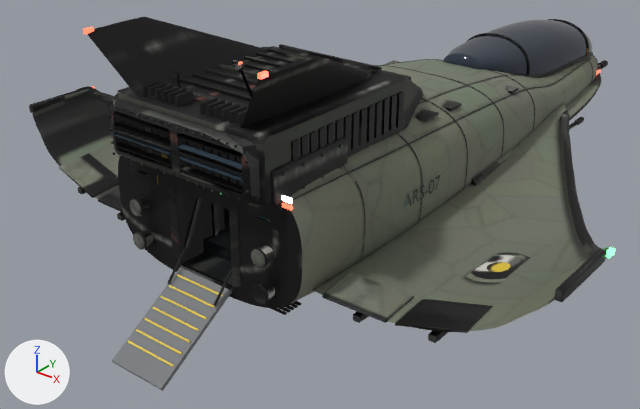
An edit to the glTF model Game/Module/assets/Modeles/Chasseur/Chasseur.glb, drawn before and after from the same camera.
Rendered twice from a camera (50 mm lens) standing at (12.5, -21.4, 9.0) and looking at (-1.9, -3.3, -2.2). Every picture has the same lights, and +X, +Y and +Z are marked at lower left. The picture after the commit comes second. Vertices at exactly the same position are counted once.

The first picture shows 'Chasseur', 'Rampe.002', 'Verriere'.
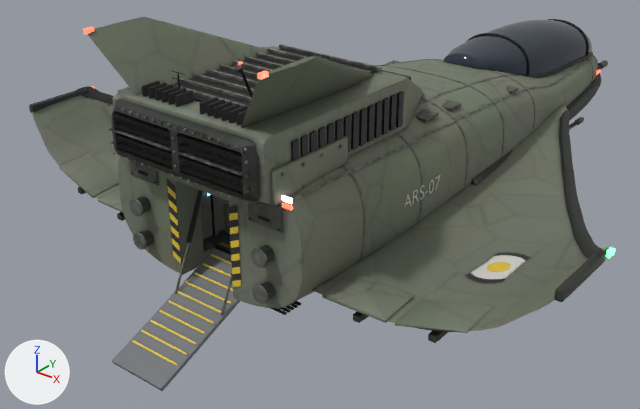
What changed in the scene script:
```text
Change me_fuselage_001:
    used by ob_chasseur; location = (0.0, 0.0, 0.0)
    remove me_fuselage_001.from_pydata(...)  # 25222 vertices, 46961 faces; spans x -7.7..7.7, y -10.4..12.4, z -2.3..4.3
    add me_fuselage_001.from_pydata(...)  # 25244 vertices, 47001 faces; spans x -7.7..7.7, y -10.4..12.4, z -2.3..4.3
    me_fuselage_001 part 1: the loose piece of 20 vertices spanning x -0.8..-0.7, y -10.2..-9.6, z -1.2..-0.5 is scaled about its middle by (1, 0.834, 1.68), then moved by (0.0, 0.2, -0.1)
    me_fuselage_001 part 2: the loose piece of 20 vertices spanning x 0.7..0.8, y -10.2..-9.6, z -1.2..-0.5 is scaled about its middle by (1, 0.834, 1.68), then moved by (0.0, 0.2, -0.1)
    me_fuselage_001 part 3: 104 vertices moved from x -2.9..2.9, y -10.0..3.6, z -0.8..1.2 to x -2.9..2.9, y -10.0..3.6, z -0.8..1.5; 96 vertices removed from x -1.2..1.2, y -9.8..0.5, z -1.2..1.2; 78 vertices added at x -1.2..1.2, y -9.7..0.5, z -1.2..1.5
    me_fuselage_001 part 4: 30178 kept faces spanning x -7.7..7.7, y -10.4..12.4, z -2.3..4.3 get new texture (UV) coordinates
    other edits to the shape of me_fuselage_001 do not show in these pictures
Change me_rampe_002:
    used by ob_rampe_002; location = (0.0, -9.7, -0.9); rotation_euler = (0.567, 0.0, 0.0), in degrees (32, 0, 0)
    remove me_rampe_002.from_pydata(...)  # 112 vertices, 192 faces; spans x -0.78..0.78, y -2.61..0.0, z -0.1..0.03
    add me_rampe_002.from_pydata(...)  # 136 vertices, 228 faces; spans x -0.78..0.78, y -3.58..0.0, z -0.1..0.03
    me_rampe_002 part 5: a new loose piece, a box spanning x -0.7..0.7, y -2.4..-2.36, z 0.0..0.03, in mat_danger_001 (yellow #edce3f)
    me_rampe_002 part 6: a new loose piece, a box spanning x -0.7..0.7, y -2.7..-2.66, z 0.0..0.03, in mat_danger_001 (yellow #edce3f)
    me_rampe_002 part 7: a new loose piece, a box spanning x -0.7..0.7, y -3.0..-2.96, z 0.0..0.03, in mat_danger_001 (yellow #edce3f)
    me_rampe_002 part 8
    28 vertices are removed from x -0.78..0.78, y -2.61..-2.6, z -0.1..0.0
    66 faces are deleted
    16 vertices are added at x -0.78..0.78, y -3.58, z -0.1..0.0
    12 new vertices lie (0.0, -3.56, 0.0) away from vertices in x -0.78..0.78, y -0.01, z -0.1..0.0
    66 new faces join them, mat_interieur_001 (grey #76797c)
Change ob_rampe_002:
    ob_rampe_002.location: (0.0, -9.7, -0.9) -> (0.0, -8.6, -0.9)
    ob_rampe_002.rotation_euler: (0.567, 0.0, 0.0) -> (0.401, 0.0, 0.0)  # degrees (32, 0, 0) -> degrees (23, 0, 0)
```

Where the change shows, as pixel boxes [x1, y1, x2, y2] in the pictures (640 x 409 px; the box of a moved part takes in the faces that stretch with it):
'Rampe.002', reshaped, moved, turned
    before: [112, 267, 233, 391]
    after: [112, 248, 240, 391]
part 1 of me_fuselage_001, moved or reshaped
    before: [167, 248, 187, 284]
    after: [175, 243, 190, 294]
part 2 of me_fuselage_001, moved or reshaped
    before: [213, 268, 232, 306]
    after: [221, 273, 232, 315]
part 3 of me_fuselage_001, moved or reshaped
    before: [139, 173, 267, 302]
    after: [130, 170, 433, 304]
part 4 of me_fuselage_001, surface changed (lighter)
    both: [29, 17, 615, 337]
part 5 of me_rampe_002, added
    after: [150, 320, 196, 344]
part 6 of me_rampe_002, added
    after: [141, 330, 187, 355]
part 7 of me_rampe_002, added
    after: [132, 340, 178, 366]
part 8 of me_rampe_002, moved or reshaped
    before: [112, 267, 233, 391]
    after: [112, 248, 240, 391]
